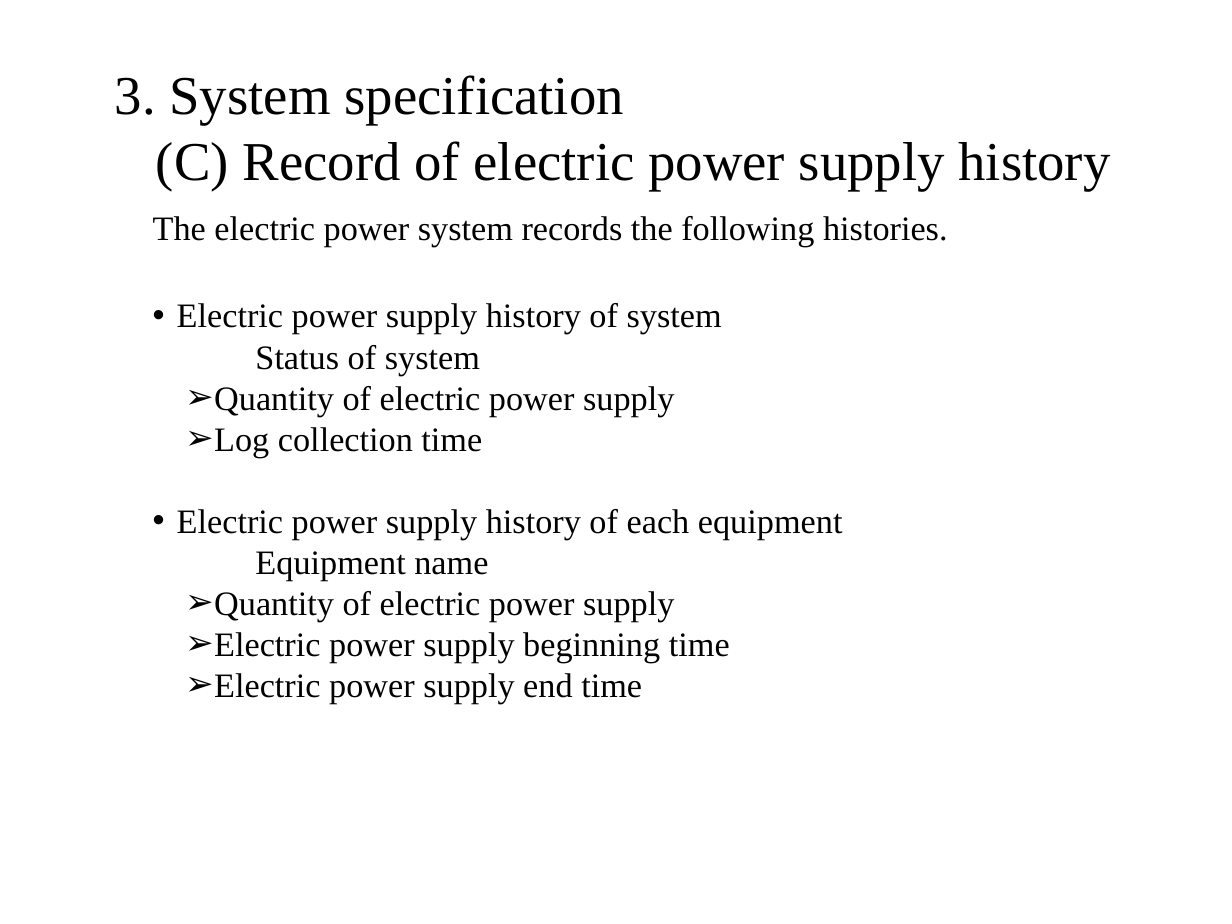
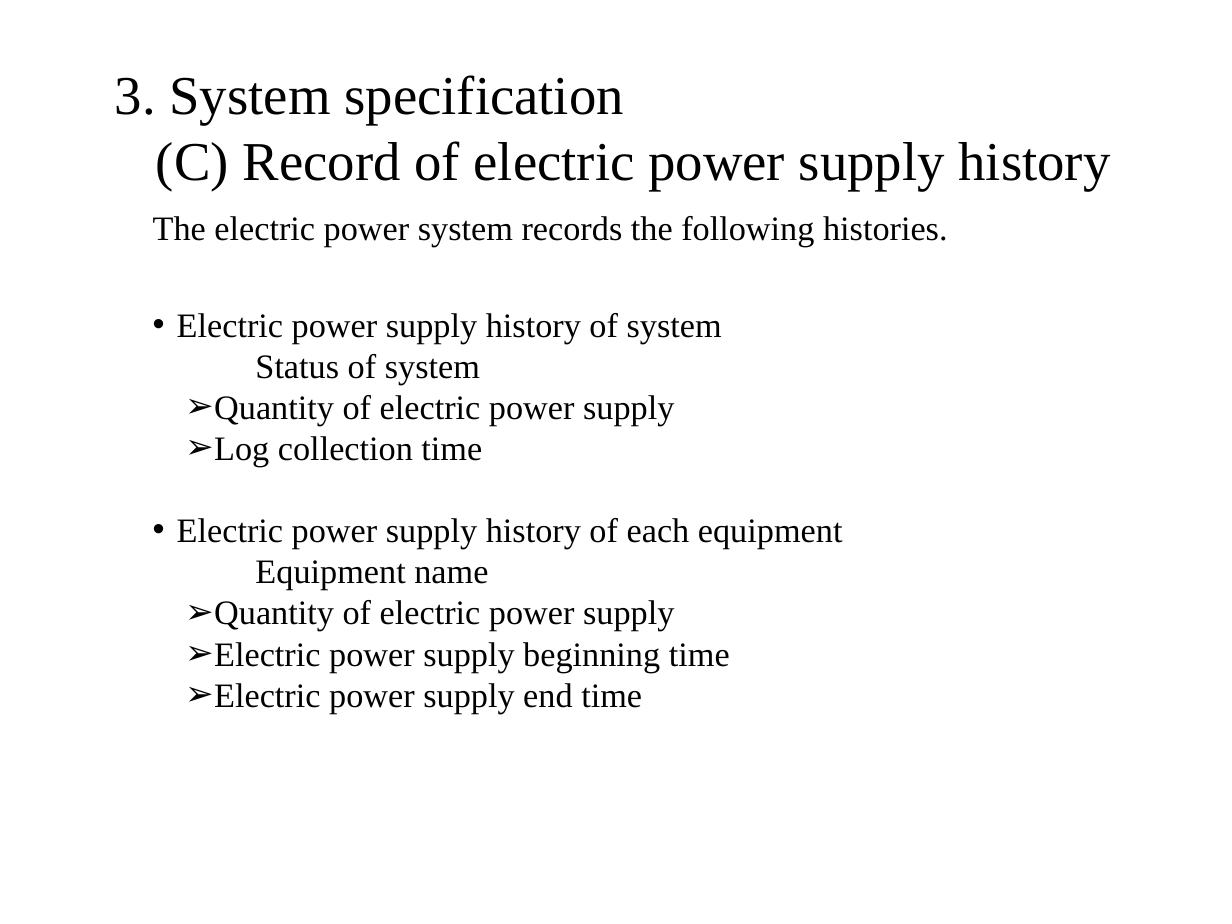
Before and after one commit to Fizz-b/Powersupply, a slide deck: slide 11 of Integrated_Practice3(ElectricPowerSupply)/Integrated_Practice3_01_Requirement.ppt. Drawn at 1232x924 pixels with LibreOffice and Linux fonts; fonts in the diff are those of the drawing. Boxes give left, top, right and bottom in pixels: in the first picture for what was removed or moved away, otherwise in the second. Text is boxed around its words. In the diff, an @@ line names an element or a change of style, - is before the commit and + after.

```diff
--- a/Integrated_Practice3(ElectricPowerSupply)/Integrated_Practice3_01_Requirement.ppt
+++ b/Integrated_Practice3(ElectricPowerSupply)/Integrated_Practice3_01_Requirement.ppt
@@ text "Electric power supply history of ...": place and size @@
-text "Electric power supply history of ..." at box(177, 303, 843, 704)
+text "Electric power supply history of ..." at box(177, 313, 843, 714)
```
Also in this commit, not shown: 1 other slide changed, 4 other files.
